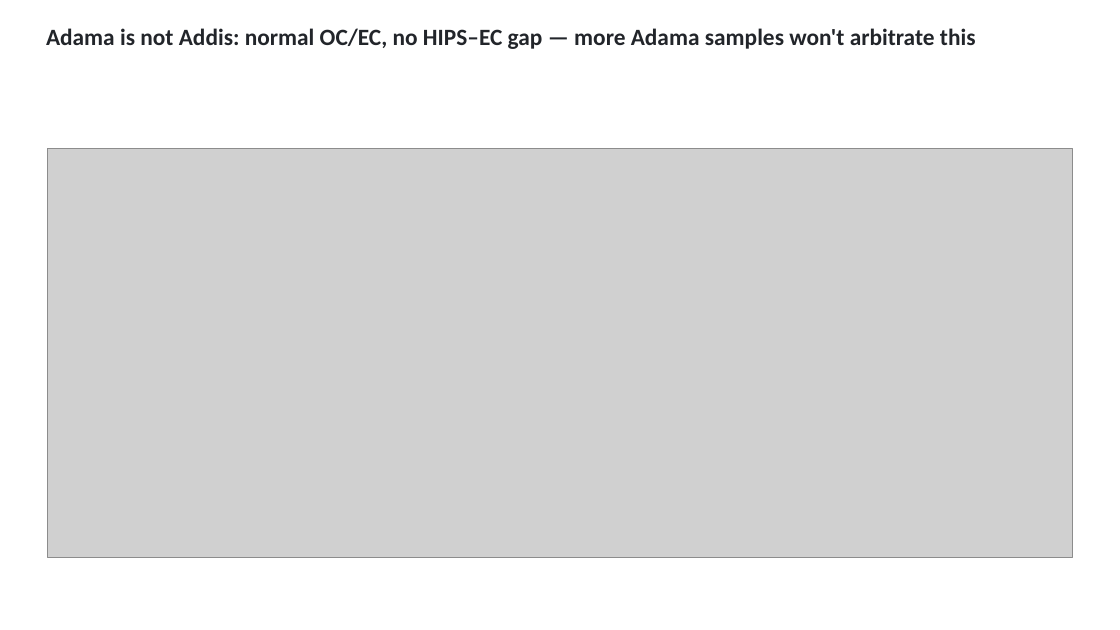
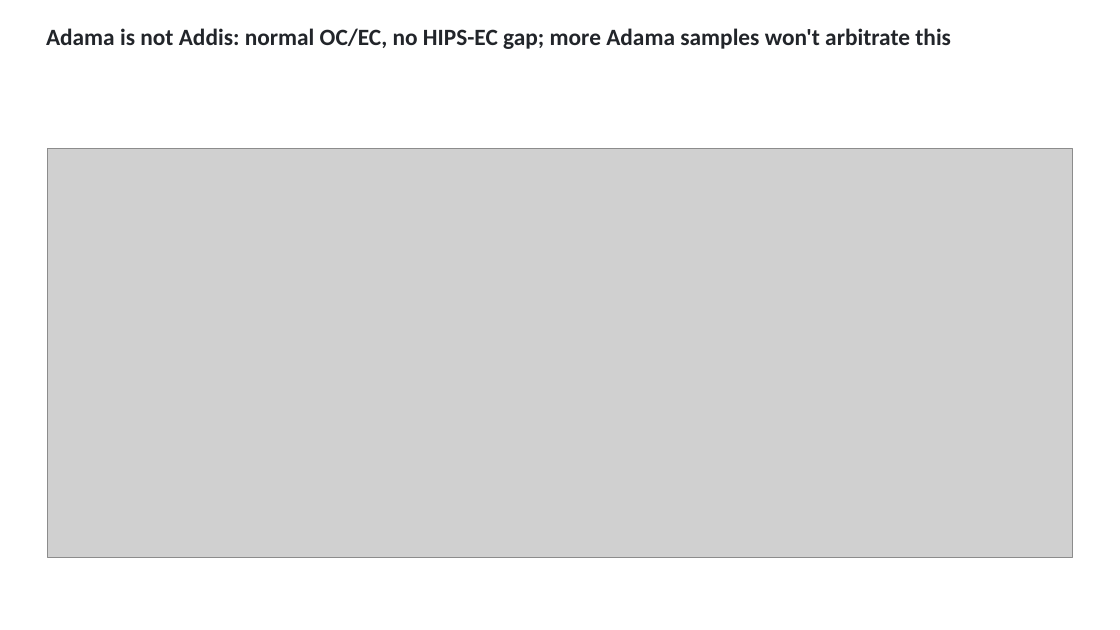
Before and after one commit to ahzs645/aethmodular, a slide deck: slide 26 of deliverables/ftir_group_2026-08-27/ftir_group_2026-08-27.pptx (slide 27 before the commit). Drawn at 1120x630 pixels with LibreOffice and Linux fonts; fonts in the diff are those of the drawing; grey boxes stand for pictures. Boxes give left, top, right and bottom in pixels: in the first picture for what was removed or moved away, otherwise in the second. Text is boxed around its words. In the diff, an @@ line names an element or a change of style, - is before the commit and + after.

```diff
--- a/deliverables/ftir_group_2026-08-27/ftir_group_2026-08-27.pptx
+++ b/deliverables/ftir_group_2026-08-27/ftir_group_2026-08-27.pptx
@@ text at [46, 28, 951, 49]: text changed @@
-Adama is not Addis: normal OC/EC, no HIPS–EC gap — more Adama samples won't arbitrate this
+Adama is not Addis: normal OC/EC, no HIPS-EC gap; more Adama samples won't arbitrate this
```
Also in this commit, not shown: 22 other slides changed, 3 slides added, 2 slides removed, 6 other files.
